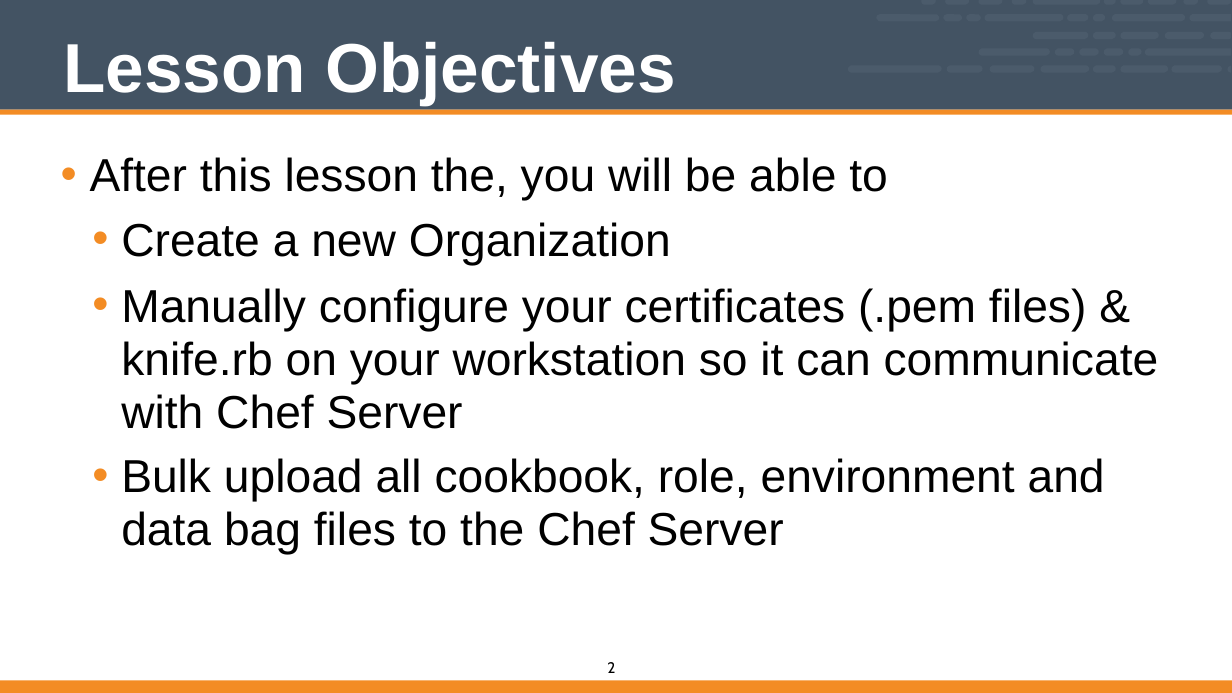
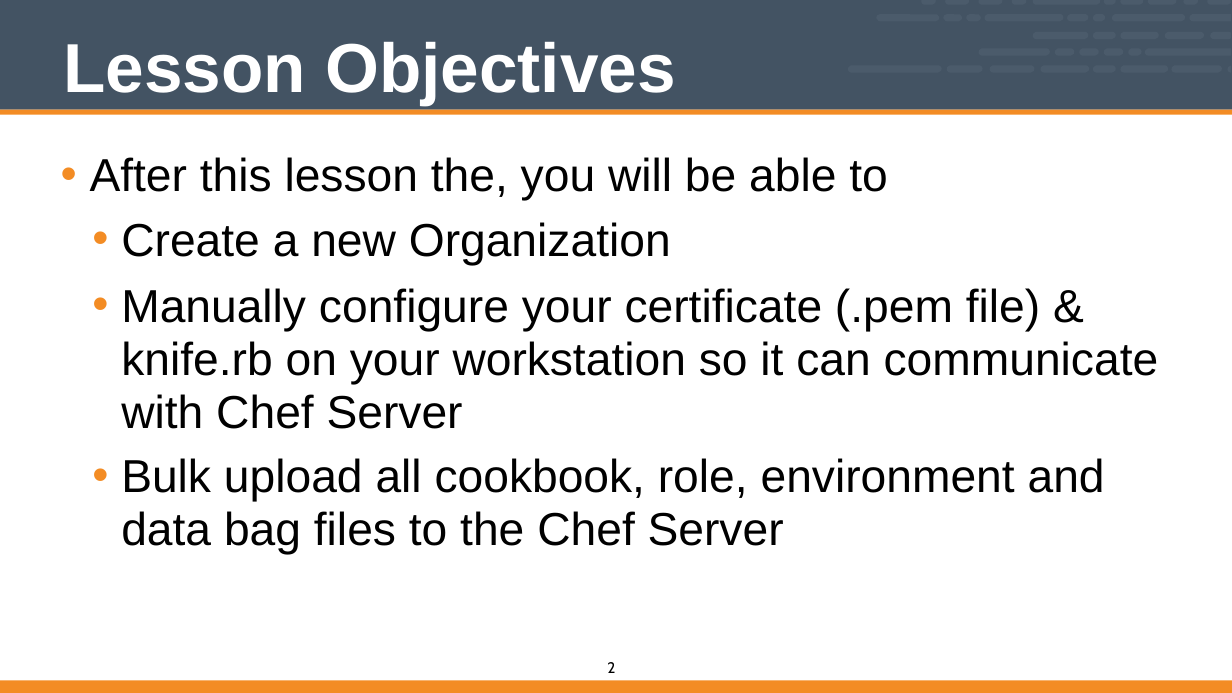
Before and after one commit to vinyar/chef-intermediate, a slide deck: slide 2 of Modules/02-Chef_Intermediate.pptx. Drawn at 1232x693 pixels with LibreOffice and Linux fonts; fonts in the diff are those of the drawing. Boxes give left, top, right and bottom in pixels: in the first picture for what was removed or moved away, otherwise in the second. Text is boxed around its words. In the diff, an @@ line names an element or a change of style, - is before the commit and + after.

Commit message:
Updated Chef Refresher (02)
* Removed all the references to the validator pem file

```diff
--- a/Modules/02-Chef_Intermediate.pptx
+++ b/Modules/02-Chef_Intermediate.pptx
@@ text at [121,288,1159,429]: text changed @@
-  • Manually configure your certificates (.pem files) & knife.rb on your workstation so it can communicate with Chef Server
+  • Manually configure your certificate (.pem file) & knife.rb on your workstation so it can communicate with Chef Server
```
Also in this commit, not shown: 4 other slides changed.
